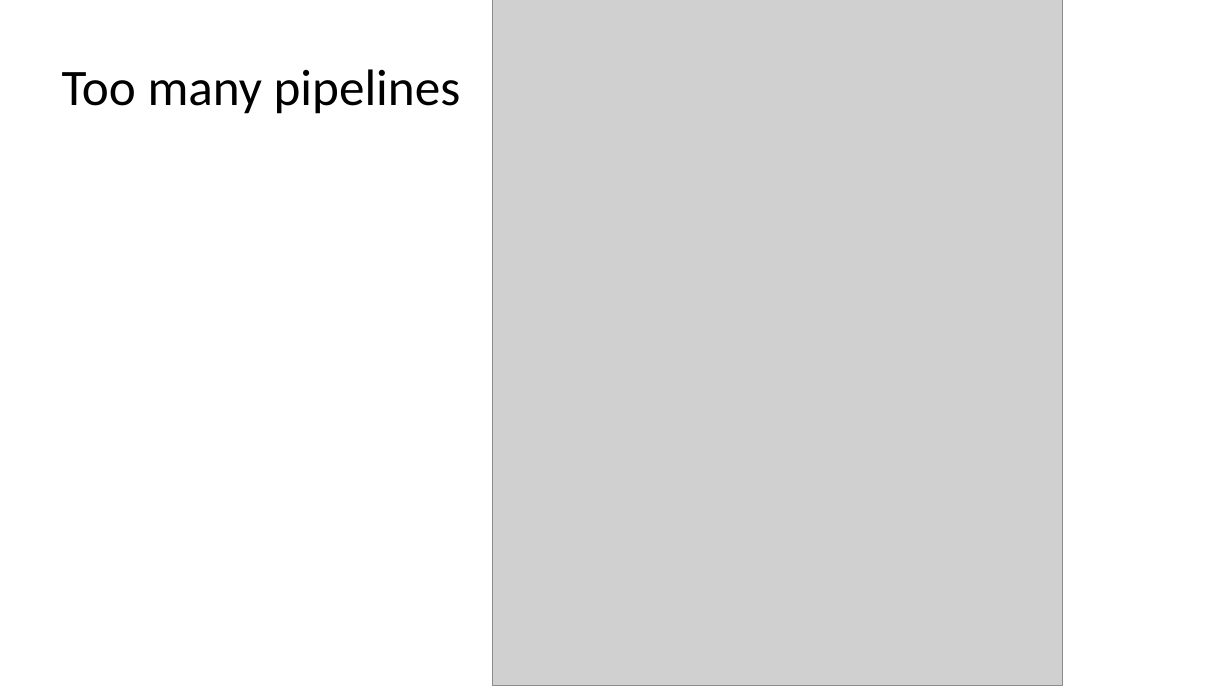
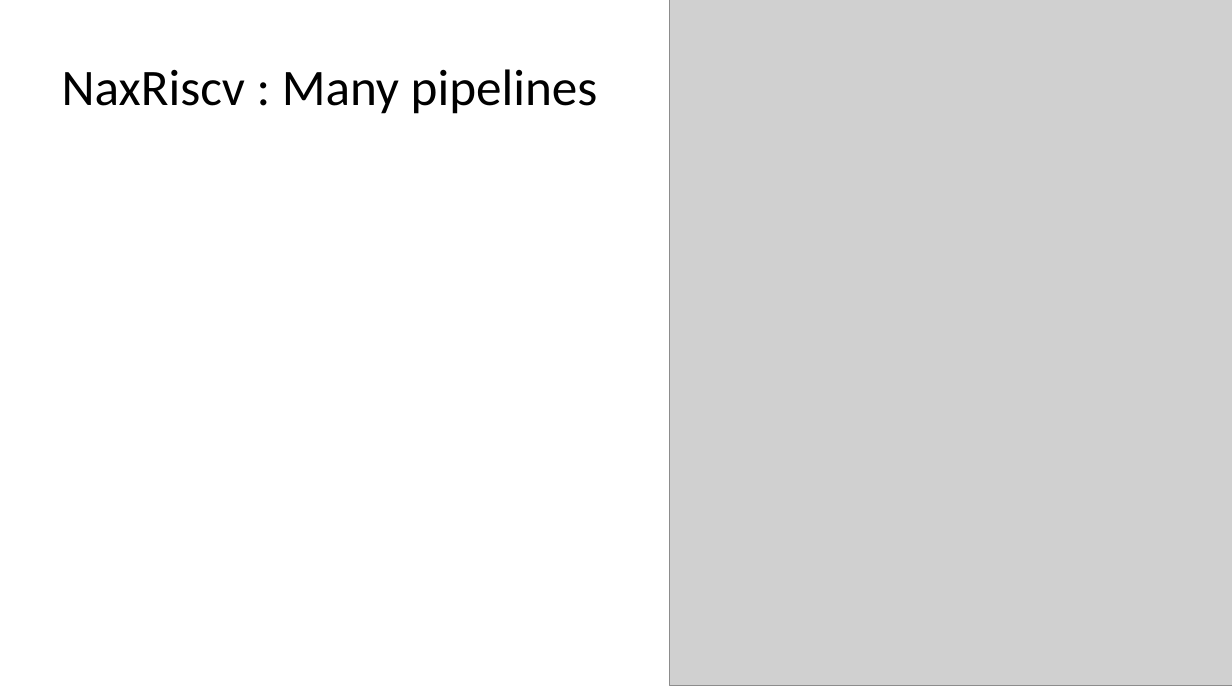
Before and after one commit to SpinalHDL/SpinalDoc, a slide deck: slide 15 of presentation/en/fsic_070722/fsic_070722.odp. Drawn at 1232x693 pixels with LibreOffice and Linux fonts; fonts in the diff are those of the drawing; grey boxes stand for pictures. Boxes give left, top, right and bottom in pixels: in the first picture for what was removed or moved away, otherwise in the second. Text is boxed around its words. In the diff, an @@ line names an element or a change of style, - is before the commit and + after.

```diff
--- a/presentation/en/fsic_070722/fsic_070722.odp
+++ b/presentation/en/fsic_070722/fsic_070722.odp
@@ picture resized from (x1=492, y1=0, x2=1062, y2=685) to (x1=669, y1=0, x2=1232, y2=685) @@
@@ title at (x1=62, y1=69, x2=598, y2=114): text changed @@
-Too many pipelines
+NaxRiscv : Many pipelines
```
Also in this commit, not shown: 12 other slides changed, 4 slides added, 1 other file.
